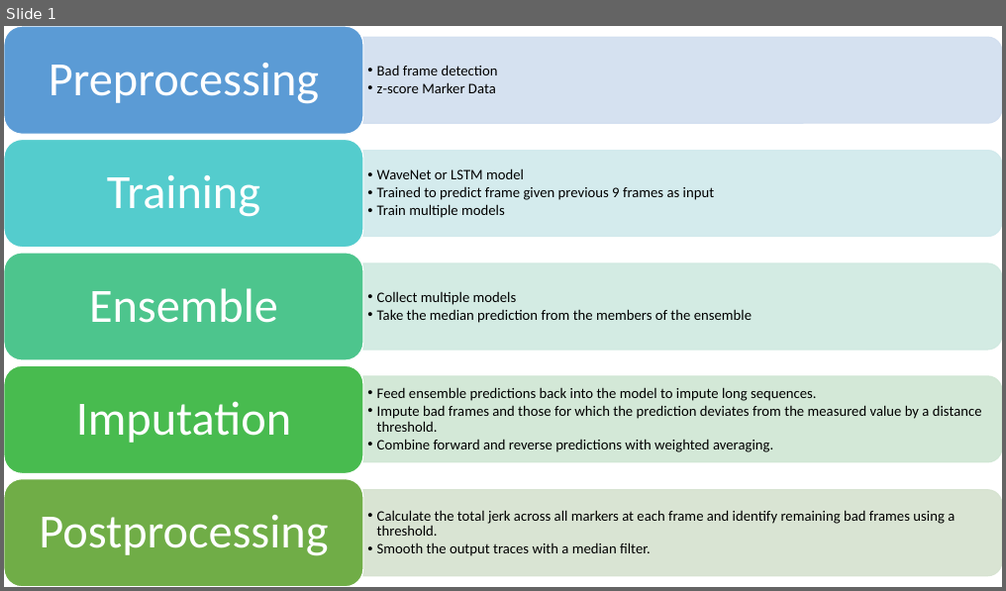
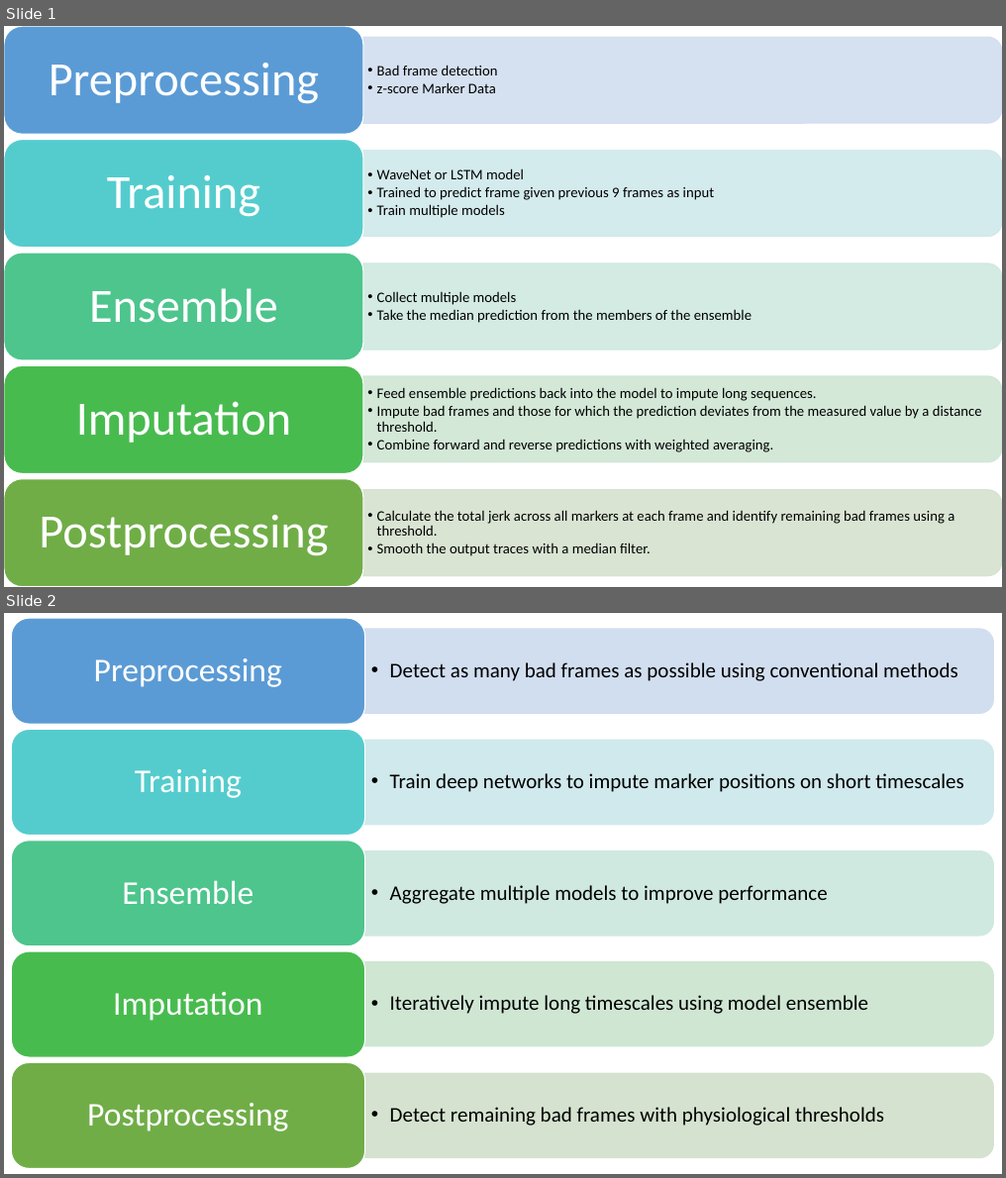
Before and after one commit to diegoaldarondo/MarkerBasedImputation, a slide deck: common/mbi_flowchart.pptx. Shown one above the other, each under a label of ours: slide 1 before the commit, slides 1 and 2 after it. The pictures are 1006x591 and 1006x1178 pixels, drawn with LibreOffice and Linux fonts; fonts in the diff are those of the drawing. Boxes give left, top, right and bottom in pixels: in the first picture for what was removed or moved away, otherwise in the second. Text is boxed around its words. In the diff, an @@ line names an element or a change of style, - is before the commit and + after.

```diff
--- a/common/mbi_flowchart.pptx
+++ b/common/mbi_flowchart.pptx
@@ slide 2 added at [4,613,1002,1174], background #FFFFFF @@
@@ group added at [12,618,994,1168]: 10 freeform shapes @@
+  • Detect as many bad frames as possible using conventional methods
+Preprocessing
+  • Train deep networks to impute marker positions on short timescales
+Training
+  • Aggregate multiple models to improve performance
+Ensemble
+  • Iteratively impute long timescales using model ensemble
+Imputation
+  • Detect remaining bad frames with physiological thresholds
+Postprocessing
```
Also in this commit, not shown: 5 other files.
